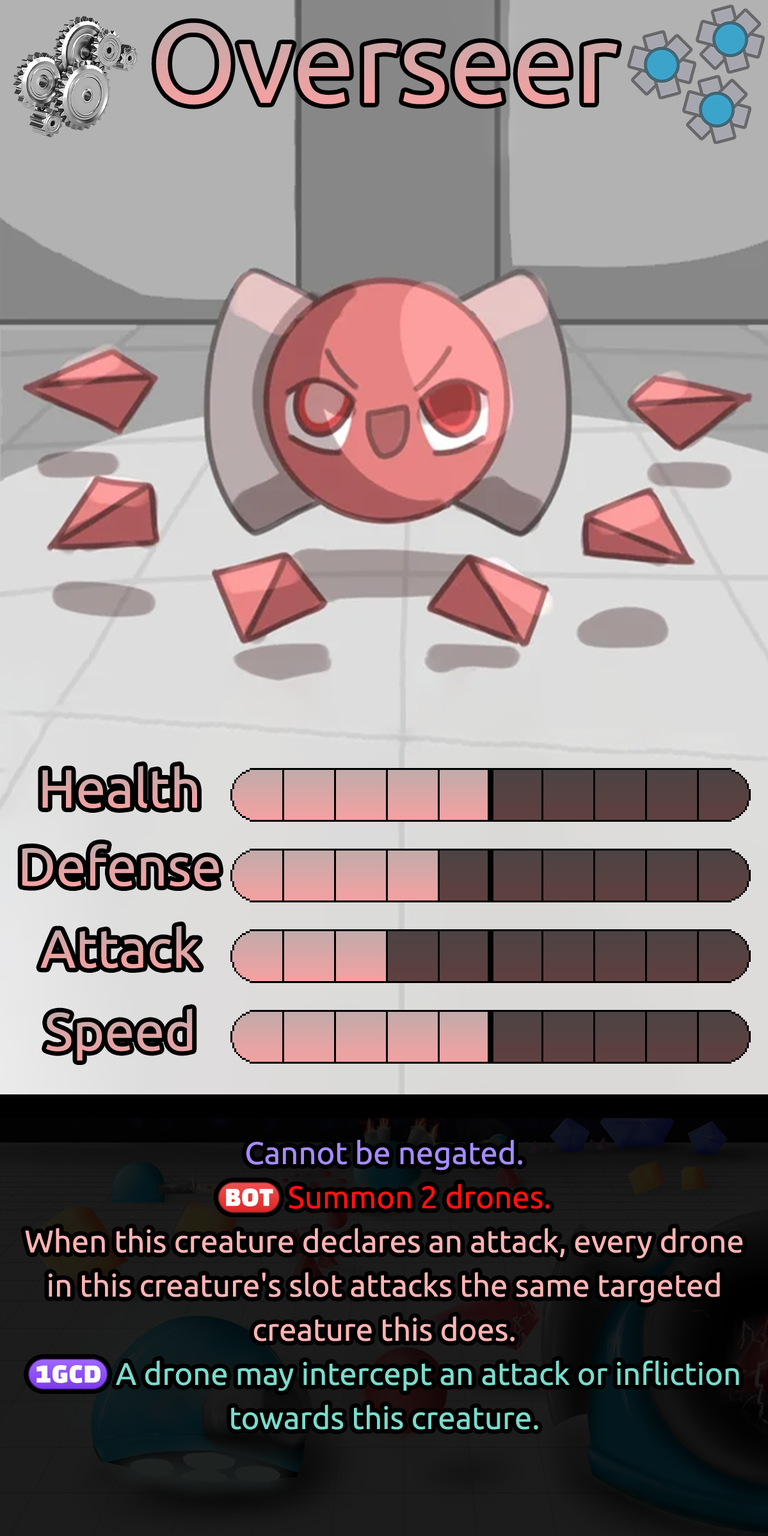
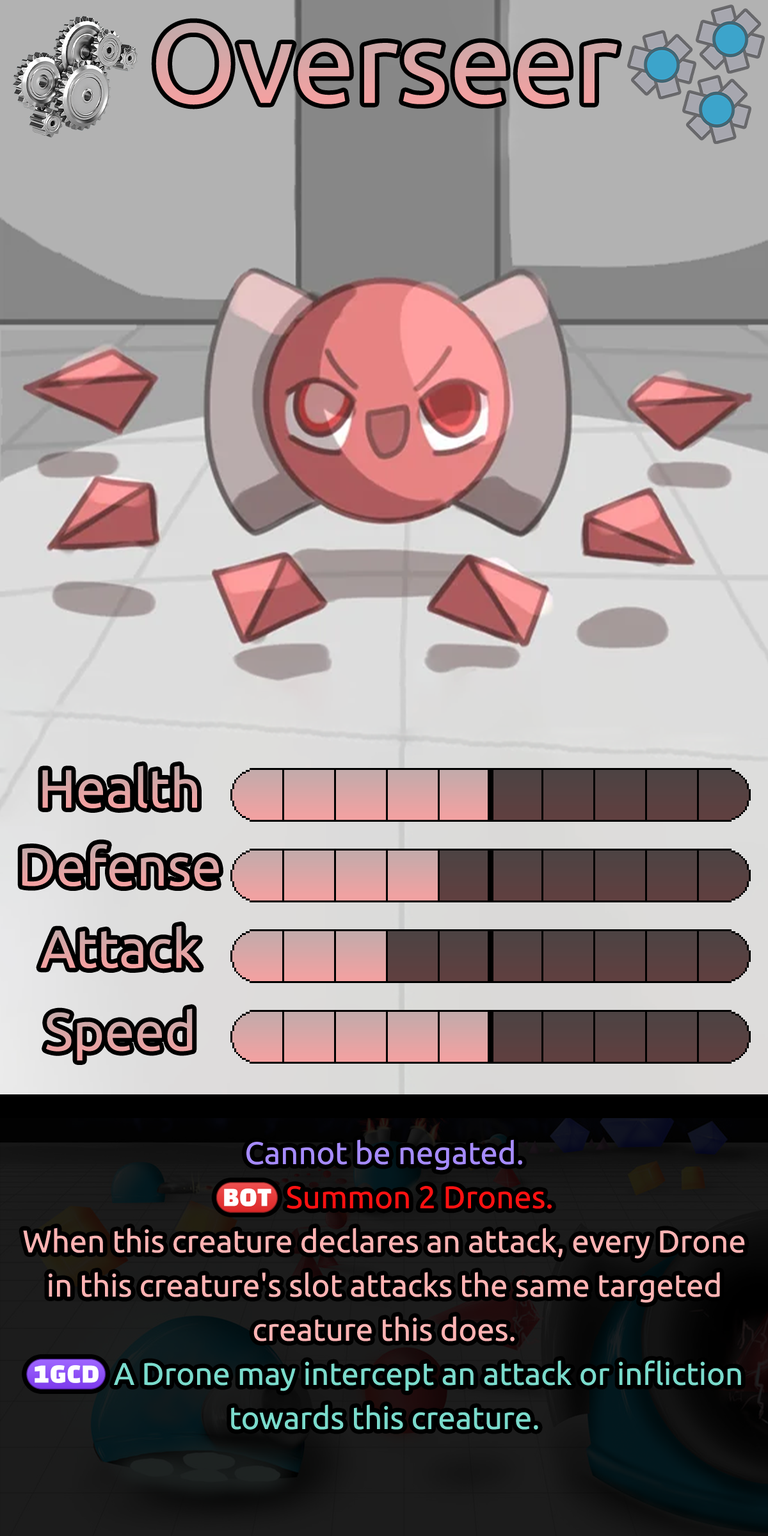
Layered file, before and after one edit (w=768, h=1536). Changes by layer:
painted on "Ability" over [23, 1181, 745, 1392]
